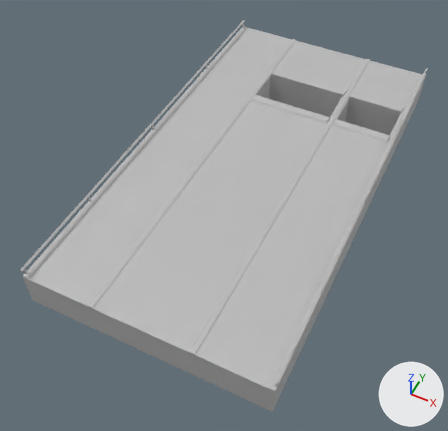
The FBX model Game Jam/Assets/Meshes/RoadHole_003.fbx, before and after one commit.
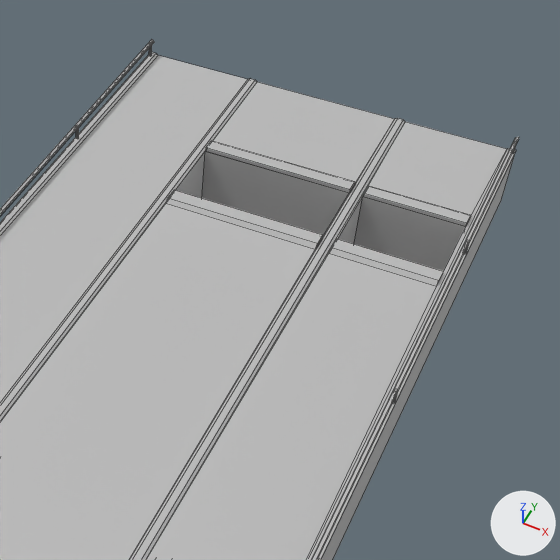
There are two pictures of each version: one whole from a camera (50 mm lens) standing at (3.02, -7.25, 7.64) and looking at (-0.21, -0.77, -0.45), one close up on the part from 38% to 100% of the width and 0% to 65% of the height. The axes (+X, +Y, +Z) are drawn at lower right. The lights are the same throughout. The close-ups show mesh edges as thin lines. Where no turn or scale is listed for an object, it has been applied to the vertices.

Names of what the first close-up shows: 'RoadHole_003'.
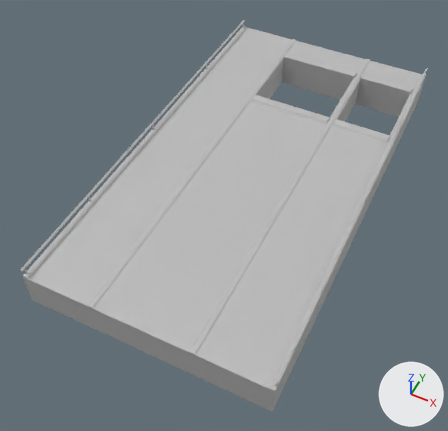
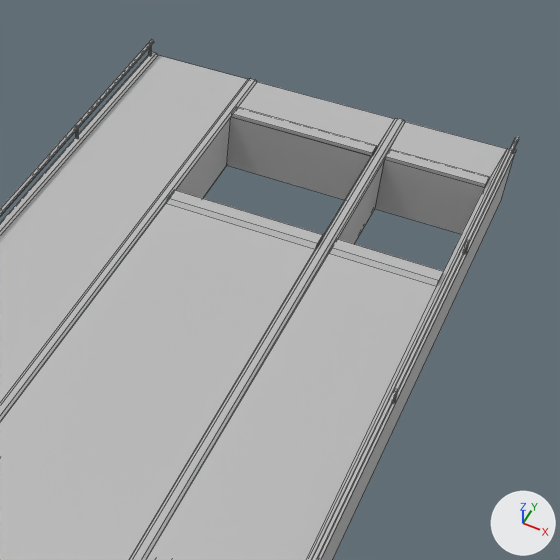
What differs and where, as boxes (x1, y1, x2, y2) in the close-ups (560 x 560 px; the box of a moved part takes in the faces that stretch with it):
part 1 of me_mesh, moved or reshaped
    before: (205, 141, 355, 193)
    after: (231, 107, 377, 156)
part 2 of me_mesh, moved or reshaped
    before: (363, 186, 471, 227)
    after: (385, 149, 490, 188)
part 3 of me_mesh, moved or reshaped
    both: (2, 82, 507, 560)

What the commit changed:
me_mesh has 356 vertices, 216 faces and spans x -2.0..2.0, y -3.75..3.75, z -0.38..0.38.
me_mesh is used by ob_roadhole_003; location (0.0, 0.0, 0.085).
Before the commit, vertices of me_mesh: 56 (1.88, 2.38, 0.22) at pixel (465, 226), 57 (0.88, 2.38, 0.22) at pixel (362, 196), 58 (0.88, 2.38, -0.38), 59 (1.88, 2.38, -0.38), 65 (-0.75, 2.38, -0.38).
Before the commit, vertices of me_mesh: 97 (-0.75, 2.38, 0.22) at pixel (205, 151), 114 (0.75, 2.38, -0.38), 115 (0.75, 2.38, 0.22) at pixel (349, 192).
me_mesh part 1: the loose piece of 8 vertices spanning x -0.75..0.75, y 2.38..2.55, z 0.21..0.25 is moved by (0.0, 0.66, 0.0).
me_mesh part 2: the loose piece of 8 vertices spanning x 0.88..1.88, y 2.38..2.55, z 0.21..0.25 is moved by (0.0, 0.66, 0.0).
Part 3, on me_mesh:
Vertices 56 to 59, 65, 97, 114, 115 of me_mesh move by (0.0, 0.66, 0.0).
